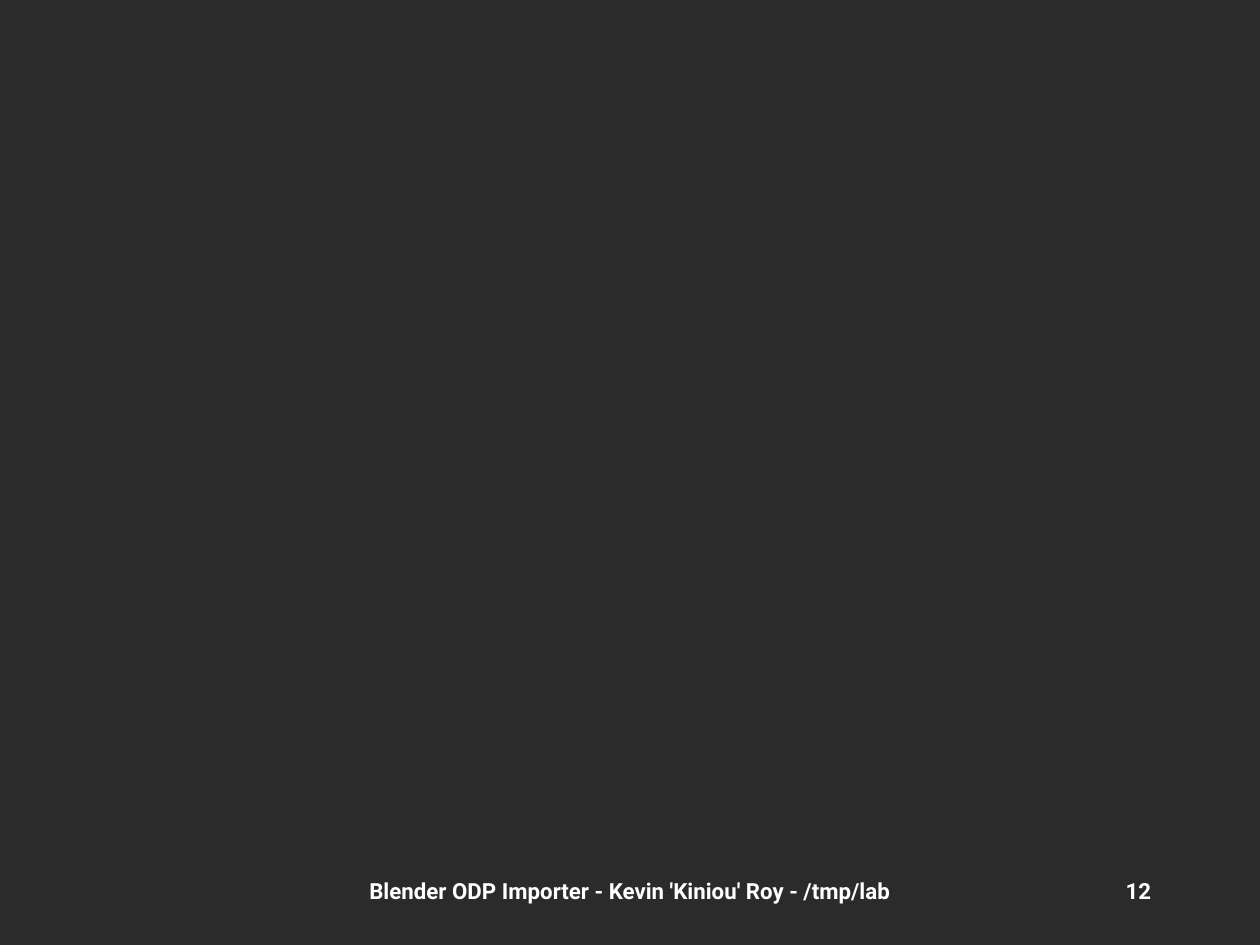
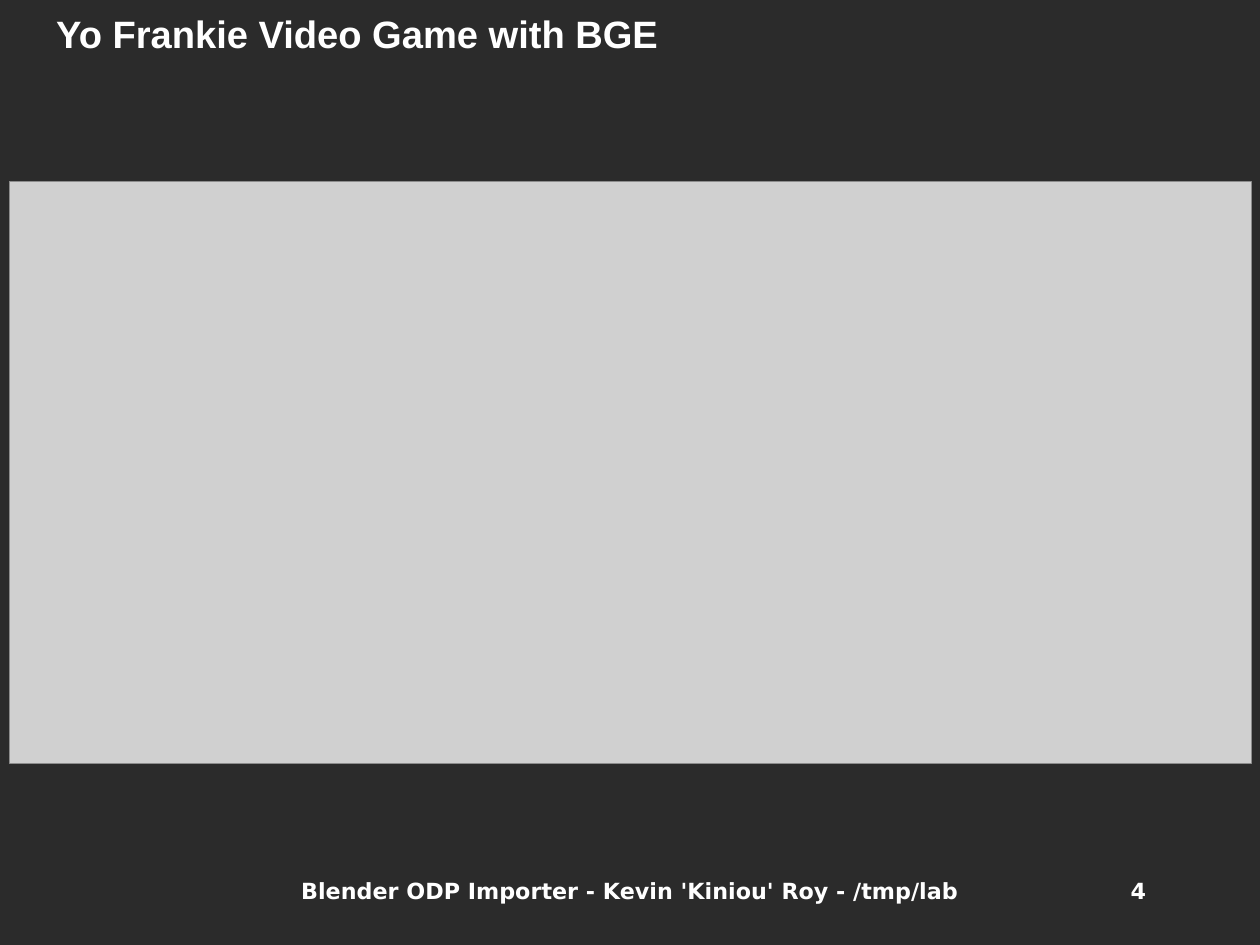
Before and after one commit to kiniou/blender-smooth-slides, a slide deck: slide 4 of import/doc/HSF2009.odp (slide 12 before the commit). Drawn at 1260x945 pixels with LibreOffice and Linux fonts; fonts in the diff are those of the drawing; grey boxes stand for pictures; background and template pictures are left out; a plain dark background stands for a picture behind light text. Boxes give left, top, right and bottom in pixels: in the first picture for what was removed or moved away, otherwise in the second. Text is boxed around its words. In the diff, an @@ line names an element or a change of style, - is before the commit and + after.

```diff
--- a/import/doc/HSF2009.odp
+++ b/import/doc/HSF2009.odp
@@ title added at <box>56,20,658,49</box>, 24 pt, text #FFFFFF, bold @@
+Yo Frankie Video Game with BGE
@@ picture added at <box>9,182,1252,764</box> @@
@@ text "Blender ODP Importer - Kevin ..." at <box>301,882,958,904</box>: font Roboto to DejaVu Sans @@
@@ page number at <box>1131,882,1146,899</box>: text changed; font Roboto to DejaVu Sans @@
-12
+4
```
Also in this commit, not shown: 22 other slides changed, 7 slides added, 3 other files.
